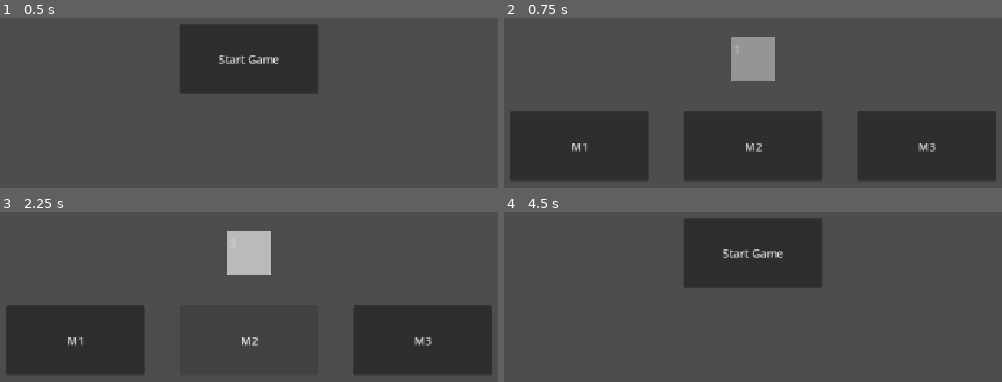
Above: before the commit, frames 1-4 (two rows, left to right).
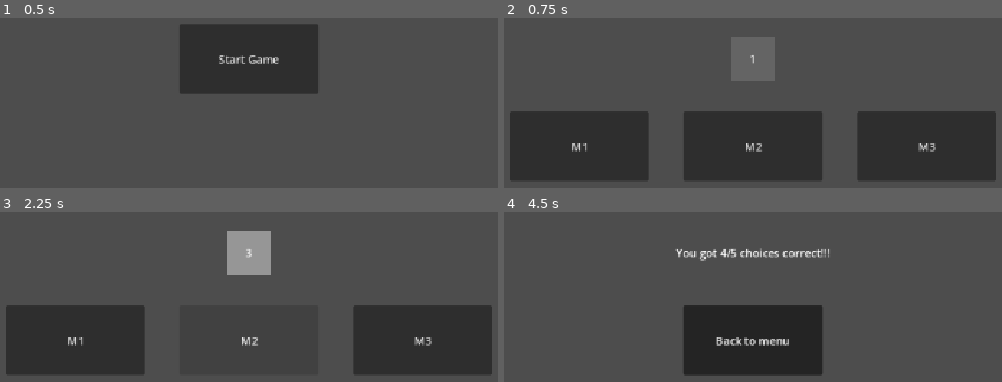
Above: after the commit, the same moments.

Repository: TPODanzig/Sint-Verona
Game: Godot game, scene res://Scenes/MainMenu.tscn
Same seed, same stepped clock (60 frames per second), same inputs: the game is played once before the commit and once after it. Before the commit the project starts from res://MainMenu.tscn.
Inputs:
- Up to frame 1 (0.5 s): no input
- Up to frame 2 (0.75 s): click "Start Game" at 0.5 s
- Up to frame 3 (2.25 s): click "M1" at 1.25 s; click "M2" at 2 s
- Up to frame 4 (4.5 s): click "M3" at 2.75 s; click "M1" at 3.5 s; click "M2" at 4.25 s

Frame 1 is identical in both runs. In frame 2, 2.3% of the frame differs, in the area x 45-55%, y 11-38%; in frame 3, 2.2%; in frame 4, 22%, in the area x 34-66%, y 4-97%.
Error before the commit: Invalid access to property or key 'clicks' on a base object of type 'Nil'. (res://gamemanager.gd:51)
Error after the commit: Invalid access to property or key 'clicks' on a base object of type 'Nil'. (res://Scripts/Managers/gamemanager.gd:52)

Commit message:
Minor gameloop improvements made

Diff:
--- a/sint-verona(Godot)/InteractButton.gd
+++ /dev/null
@@ -1,19 +0,0 @@
-extends Button
-
-@export var ButtonIndex: int
-
-
-func _ready() -> void:
-	global_position = Vector2(get_viewport_rect().size.x / 2 - 100 + ((ButtonIndex - 2) * 250) , 400)
-
-
-func _on_pressed() -> void:
-	GameManager.currentNPC.queue_free()
-	GameManager.currentNPC = null
-
-	GameManager.TreatedNPCs = GameManager.TreatedNPCs + 1
-
-	if (GameManager.ActiveNPCRating == ButtonIndex):
-		GameManager.UploadData = true
-	else:
-		GameManager._WrongChoiceSound()
--- /dev/null
+++ b/sint-verona(Godot)/Prefabs/circ.tscn
@@ -0,0 +1,19 @@
+[gd_scene format=3 uid="uid://5h76wwwrbkem"]
+
+[ext_resource type="Script" uid="uid://bx7nhxxu27m18" path="res://Scripts/NPC/NPCScript.gd" id="1_rndk3"]
+
+[node name="Circ" type="Node2D" unique_id=1494428461]
+script = ExtResource("1_rndk3")
+
+[node name="ColorRect" type="ColorRect" parent="." unique_id=1011950294]
+offset_right = 64.0
+offset_bottom = 64.0
+color = Color(0.39215687, 0.39215687, 0.39215687, 1)
+
+[node name="Label" type="Label" parent="ColorRect" unique_id=1602211403]
+layout_mode = 0
+offset_right = 64.0
+offset_bottom = 64.0
+text = "Circ"
+horizontal_alignment = 1
+vertical_alignment = 1
--- /dev/null
+++ b/sint-verona(Godot)/Prefabs/sqar.tscn
@@ -0,0 +1,19 @@
+[gd_scene format=3 uid="uid://dpbah4jf6kak2"]
+
+[ext_resource type="Script" uid="uid://bx7nhxxu27m18" path="res://Scripts/NPC/NPCScript.gd" id="1_4u5om"]
+
+[node name="Sqar" type="Node2D" unique_id=1494428461]
+script = ExtResource("1_4u5om")
+
+[node name="ColorRect" type="ColorRect" parent="." unique_id=1011950294]
+offset_right = 64.0
+offset_bottom = 64.0
+color = Color(0.49019608, 0.49019608, 0.49019608, 1)
+
+[node name="Label" type="Label" parent="ColorRect" unique_id=1606727069]
+layout_mode = 0
+offset_right = 64.0
+offset_bottom = 64.0
+text = "Sqar"
+horizontal_alignment = 1
+vertical_alignment = 1
--- /dev/null
+++ b/sint-verona(Godot)/Prefabs/tri.tscn
@@ -0,0 +1,19 @@
+[gd_scene format=3 uid="uid://cc0v21jg2sdny"]
+
+[ext_resource type="Script" uid="uid://bx7nhxxu27m18" path="res://Scripts/NPC/NPCScript.gd" id="1_vv5sq"]
+
+[node name="Tri" type="Node2D" unique_id=1494428461]
+script = ExtResource("1_vv5sq")
+
+[node name="ColorRect" type="ColorRect" parent="." unique_id=1011950294]
+offset_right = 64.0
+offset_bottom = 64.0
+color = Color(0.5882353, 0.5882353, 0.5882353, 1)
+
+[node name="Label" type="Label" parent="ColorRect" unique_id=1709748792]
+layout_mode = 0
+offset_right = 64.0
+offset_bottom = 64.0
+text = "Tri"
+horizontal_alignment = 1
+vertical_alignment = 1
--- a/sint-verona(Godot)/main.tscn
+++ b/sint-verona(Godot)/Scenes/Main.tscn
@@ -1,14 +1,22 @@
 [gd_scene format=3 uid="uid://nnlpggygsi0m"]
 
-[ext_resource type="Script" uid="uid://d1hnqrox2n714" path="res://npc_spawner.gd" id="1_ig7tw"]
-[ext_resource type="Script" uid="uid://cbuntlmnkjymi" path="res://gamemanager.gd" id="2_0xm2m"]
-[ext_resource type="Script" uid="uid://3pkykgcnrfgv" path="res://InteractButton.gd" id="2_h2yge"]
-[ext_resource type="AudioStream" uid="uid://823omgd3v82m" path="res://WrongSound.mp3" id="4_1bvp3"]
+[ext_resource type="Script" uid="uid://d1hnqrox2n714" path="res://Scripts/NPC/npc_spawner.gd" id="1_pbw6q"]
+[ext_resource type="Script" uid="uid://3pkykgcnrfgv" path="res://Scripts/Interaction/InteractButton.gd" id="2_v1gob"]
+[ext_resource type="Script" uid="uid://cbuntlmnkjymi" path="res://Scripts/Managers/gamemanager.gd" id="3_jw32o"]
+[ext_resource type="AudioStream" uid="uid://823omgd3v82m" path="res://Sounds/WrongSound.mp3" id="4_50glp"]
+[ext_resource type="AudioStream" uid="uid://cu5fywqcr37vc" path="res://Sounds/CorrectSound.mp3" id="5_vy5pj"]
 
 [node name="Main" type="Node2D" unique_id=1096472369]
 
 [node name="NPC Spawner" type="Node2D" parent="." unique_id=1586850766]
-script = ExtResource("1_ig7tw")
+script = ExtResource("1_pbw6q")
+
+[node name="Label" type="Label" parent="NPC Spawner" unique_id=919323939]
+offset_right = 160.0
+offset_bottom = 23.0
+text = "You got 0/5 correct!!!"
+horizontal_alignment = 1
+vertical_alignment = 1
 
 [node name="PlayerInteraction" type="Node2D" parent="." unique_id=1711839701]
 
@@ -16,28 +24,32 @@
 offset_right = 200.0
 offset_bottom = 100.0
 text = "M1"
-script = ExtResource("2_h2yge")
+script = ExtResource("2_v1gob")
 ButtonIndex = 1
 
 [node name="M2" type="Button" parent="PlayerInteraction" unique_id=905149699]
 offset_right = 200.0
 offset_bottom = 100.0
 text = "M2"
-script = ExtResource("2_h2yge")
+script = ExtResource("2_v1gob")
 ButtonIndex = 2
 
 [node name="M3" type="Button" parent="PlayerInteraction" unique_id=1660015750]
 offset_right = 200.0
 offset_bottom = 100.0
 text = "M3"
-script = ExtResource("2_h2yge")
+script = ExtResource("2_v1gob")
 ButtonIndex = 3
 
 [node name="Gamemanager" type="Node2D" parent="." unique_id=510477899]
-script = ExtResource("2_0xm2m")
+script = ExtResource("3_jw32o")
 
 [node name="IncorrectSound" type="AudioStreamPlayer2D" parent="Gamemanager" unique_id=266935913]
-stream = ExtResource("4_1bvp3")
+stream = ExtResource("4_50glp")
+volume_db = -15.0
+
+[node name="CorrectSound" type="AudioStreamPlayer2D" parent="Gamemanager" unique_id=832456653]
+stream = ExtResource("5_vy5pj")
 
 [connection signal="pressed" from="PlayerInteraction/M1" to="NPC Spawner" method="_on_button_pressed"]
 [connection signal="pressed" from="PlayerInteraction/M1" to="PlayerInteraction/M1" method="_on_pressed"]
--- a/sint-verona(Godot)/MainMenu.tscn
+++ b/sint-verona(Godot)/Scenes/MainMenu.tscn
@@ -1,6 +1,6 @@
 [gd_scene format=3 uid="uid://mfugc0sgfipv"]
 
-[ext_resource type="Script" uid="uid://dlw2ufibp4jp5" path="res://StartGame.gd" id="1_i26rj"]
+[ext_resource type="Script" uid="uid://dlw2ufibp4jp5" path="res://Scripts/Interaction/StartGame.gd" id="1_i26rj"]
 
 [node name="Node2D" type="Node2D" unique_id=951187844]
 
--- /dev/null
+++ b/sint-verona(Godot)/Scripts/Interaction/InteractButton.gd
@@ -0,0 +1,29 @@
+extends Button
+
+@export var ButtonIndex: int
+
+
+func _ready() -> void:
+	global_position = Vector2(get_viewport_rect().size.x / 2 - 100 + ((ButtonIndex - 2) * 250) , 400)
+
+func _process(delta: float) -> void:
+		if (GameManager.EndGame == true):
+			global_position = Vector2(get_viewport_rect().size.x / 2 - 100, 400)
+			text = "Back to menu"
+
+func _on_pressed() -> void:
+	if (GameManager.EndGame == true):
+		get_tree().change_scene_to_file("res://Scenes/MainMenu.tscn")
+
+	else:
+		GameManager.currentNPC.queue_free()
+		GameManager.currentNPC = null
+
+		GameManager.TreatedNPCs = GameManager.TreatedNPCs + 1
+
+		if (GameManager.ActiveNPCRating == ButtonIndex):
+			GameManager._CorrectChoiceSound()
+			GameManager.UploadData = true
+			GameManager.CorrectChoices = GameManager.CorrectChoices + 1
+		else:
+			GameManager._WrongChoiceSound()
--- /dev/null
+++ b/sint-verona(Godot)/Scripts/Interaction/StartGame.gd
@@ -0,0 +1,12 @@
+extends Button
+
+
+func _ready() -> void:
+	global_position = get_viewport_rect().size / 2. - Vector2(100, 50)
+
+
+func _on_pressed() -> void:
+	GameManager.TreatedNPCs = 0
+	GameManager.CorrectChoices = 0
+	GameManager.EndGame = false
+	get_tree().change_scene_to_file("res://Scenes/Main.tscn")
--- a/sint-verona(Godot)/gamemanager.gd
+++ b/sint-verona(Godot)/Scripts/Managers/gamemanager.gd
@@ -5,16 +5,19 @@
 var save_path := "user://player_id.save"
 
 static var WrongChoiceSound
+static var CorrectChoiceSound
 
 static var currentNPC
 static var ActiveNPCRating
 static var UploadData = false
 
 static var TreatedNPCs: int = 0
+static var CorrectChoices: int = 0
 static var EndGame: bool = false
 
 func _ready() -> void:
 	WrongChoiceSound = get_child(0)
+	CorrectChoiceSound = get_child(1)
 
 	if FileAccess.file_exists(save_path):
 		var f = FileAccess.open(save_path, FileAccess.READ)
@@ -30,8 +33,6 @@
 	if (TreatedNPCs > 4):
 		EndGame = true
 
-	if (EndGame == true):
-		get_tree().change_scene_to_file("res://MainMenu.tscn")
 
 	if (UploadData == true):
 		_uploadData()
@@ -53,3 +54,6 @@
 
 static func _WrongChoiceSound():
 	WrongChoiceSound.play()
+
+static func _CorrectChoiceSound():
+	CorrectChoiceSound.play()
--- /dev/null
+++ b/sint-verona(Godot)/Scripts/NPC/npc_spawner.gd
@@ -0,0 +1,34 @@
+extends Node2D
+
+var WinText
+
+@export var NPCLooks: Array[PackedScene] = [
+	preload("res://Prefabs/tri.tscn"),
+	preload("res://Prefabs/circ.tscn"),
+	preload("res://Prefabs/sqar.tscn")
+]
+
+var NPCRating: Array[int] = [
+	1,
+	2,
+	3
+]
+
+func _ready() -> void:
+	WinText = get_child(0)
+	WinText.size = get_viewport_rect().size
+	WinText.text = ""
+
+func _process(delta: float) -> void:
+	if GameManager.currentNPC == null && GameManager.TreatedNPCs < 5:
+		_spawnNPC()
+
+	if GameManager.EndGame == true :
+		WinText.text = "You got " + str(GameManager.CorrectChoices) + "/5 choices correct!!!"
+
+
+func _spawnNPC() -> void:
+	var NPC = NPCLooks[randf_range(0, len(NPCLooks))].instantiate()
+	GameManager.currentNPC = NPC
+	add_child(NPC)
+	GameManager.ActiveNPCRating = NPCRating[randf_range(0, len(NPCRating))]
--- a/sint-verona(Godot)/StartGame.gd
+++ /dev/null
@@ -1,9 +0,0 @@
-extends Button
-
-
-func _ready() -> void:
-	global_position = get_viewport_rect().size / 2. - Vector2(100, 50)
-
-
-func _on_pressed() -> void:
-	get_tree().change_scene_to_file("res://main.tscn")
--- a/sint-verona(Godot)/circ.tscn
+++ /dev/null
@@ -1,24 +0,0 @@
-[gd_scene format=3 uid="uid://5h76wwwrbkem"]
-
-[ext_resource type="Script" uid="uid://bx7nhxxu27m18" path="res://NPCScript.gd" id="1_smjb2"]
-
-[node name="Circ" type="Node2D" unique_id=1494428461]
-script = ExtResource("1_smjb2")
-
-[node name="ColorRect" type="ColorRect" parent="." unique_id=1011950294]
-offset_right = 64.0
-offset_bottom = 64.0
-color = Color(0.7919991, 0.79199916, 0.7919991, 1)
-
-[node name="TextEdit" type="TextEdit" parent="ColorRect" unique_id=1645998295]
-layout_mode = 1
-anchors_preset = 15
-anchor_right = 1.0
-anchor_bottom = 1.0
-grow_horizontal = 2
-grow_vertical = 2
-theme_override_colors/caret_color = Color(0, 0, 0, 1)
-theme_override_colors/font_color = Color(0, 0, 0, 1)
-text = "Circ"
-placeholder_text = "txt"
-editable = false
--- a/sint-verona(Godot)/npc_spawner.gd
+++ /dev/null
@@ -1,25 +0,0 @@
-extends Node2D
-
-@export var NPCLooks: Array[PackedScene] = [
-	preload("res://tri.tscn"),
-	preload("res://circ.tscn"),
-	preload("res://sqar.tscn")
-]
-
-var NPCRating: Array[int] = [
-	1,
-	2,
-	3
-]
-
-
-func _process(delta: float) -> void:
-	if GameManager.currentNPC == null:
-		_spawnNPC()
-
-
-func _spawnNPC() -> void:
-	var NPC = NPCLooks[randf_range(0, len(NPCLooks))].instantiate()
-	GameManager.currentNPC = NPC
-	add_child(NPC)
-	GameManager.ActiveNPCRating = NPCRating[randf_range(0, len(NPCRating))]
--- a/sint-verona(Godot)/project.godot
+++ b/sint-verona(Godot)/project.godot
@@ -13,7 +13,7 @@
 config/name="Sint Verona"
 run/main_scene="uid://mfugc0sgfipv"
 config/features=PackedStringArray("4.7", "Forward Plus")
-config/icon="res://icon.svg"
+config/icon="res://Visuals/2D/icon.svg"
 
 [display]
 
--- a/sint-verona(Godot)/sqar.tscn
+++ /dev/null
@@ -1,24 +0,0 @@
-[gd_scene format=3 uid="uid://dpbah4jf6kak2"]
-
-[ext_resource type="Script" uid="uid://bx7nhxxu27m18" path="res://NPCScript.gd" id="1_7hubk"]
-
-[node name="Sqar" type="Node2D" unique_id=1494428461]
-script = ExtResource("1_7hubk")
-
-[node name="ColorRect" type="ColorRect" parent="." unique_id=1011950294]
-offset_right = 64.0
-offset_bottom = 64.0
-color = Color(0.50534403, 0.5053441, 0.50534403, 1)
-
-[node name="TextEdit" type="TextEdit" parent="ColorRect" unique_id=1365344727]
-layout_mode = 1
-anchors_preset = 15
-anchor_right = 1.0
-anchor_bottom = 1.0
-grow_horizontal = 2
-grow_vertical = 2
-theme_override_colors/caret_color = Color(0, 0, 0, 1)
-theme_override_colors/font_color = Color(0, 0, 0, 1)
-text = "Sqar"
-placeholder_text = "txt"
-editable = false
--- a/sint-verona(Godot)/tri.tscn
+++ /dev/null
@@ -1,23 +0,0 @@
-[gd_scene format=3 uid="uid://cc0v21jg2sdny"]
-
-[ext_resource type="Script" uid="uid://bx7nhxxu27m18" path="res://NPCScript.gd" id="1_ld1ru"]
-
-[node name="Tri" type="Node2D" unique_id=1494428461]
-script = ExtResource("1_ld1ru")
-
-[node name="ColorRect" type="ColorRect" parent="." unique_id=1011950294]
-offset_right = 64.0
-offset_bottom = 64.0
-
-[node name="TextEdit" type="TextEdit" parent="ColorRect" unique_id=1503798868]
-layout_mode = 1
-anchors_preset = 15
-anchor_right = 1.0
-anchor_bottom = 1.0
-grow_horizontal = 2
-grow_vertical = 2
-theme_override_colors/caret_color = Color(0, 0, 0, 1)
-theme_override_colors/font_color = Color(0, 0, 0, 1)
-text = "Tri"
-placeholder_text = "txt"
-editable = false
Renamed: sint-verona(Godot)/InteractButton.gd.uid -> sint-verona(Godot)/Scripts/Interaction/InteractButton.gd.uid
Renamed: sint-verona(Godot)/StartGame.gd.uid -> sint-verona(Godot)/Scripts/Interaction/StartGame.gd.uid
Renamed: sint-verona(Godot)/gamemanager.gd.uid -> sint-verona(Godot)/Scripts/Managers/gamemanager.gd.uid
Renamed: sint-verona(Godot)/NPCScript.gd -> sint-verona(Godot)/Scripts/NPC/NPCScript.gd
Renamed: sint-verona(Godot)/NPCScript.gd.uid -> sint-verona(Godot)/Scripts/NPC/NPCScript.gd.uid
Renamed: sint-verona(Godot)/npc_spawner.gd.uid -> sint-verona(Godot)/Scripts/NPC/npc_spawner.gd.uid
Not shown, added: sint-verona(Godot)/Sounds/CorrectSound.mp3.import
Not shown, added: sint-verona(Godot)/Sounds/WrongSound.mp3.import
Renamed: sint-verona(Godot)/icon.svg -> sint-verona(Godot)/Visuals/2D/icon.svg
Not shown, changed: sint-verona(Godot)/Visuals/2D/icon.svg.import
Not shown, removed: sint-verona(Godot)/WrongSound.mp3.import
Not shown, added: sint-verona(Godot)/Sounds/CorrectSound.mp3
(and 1 more such lines)
